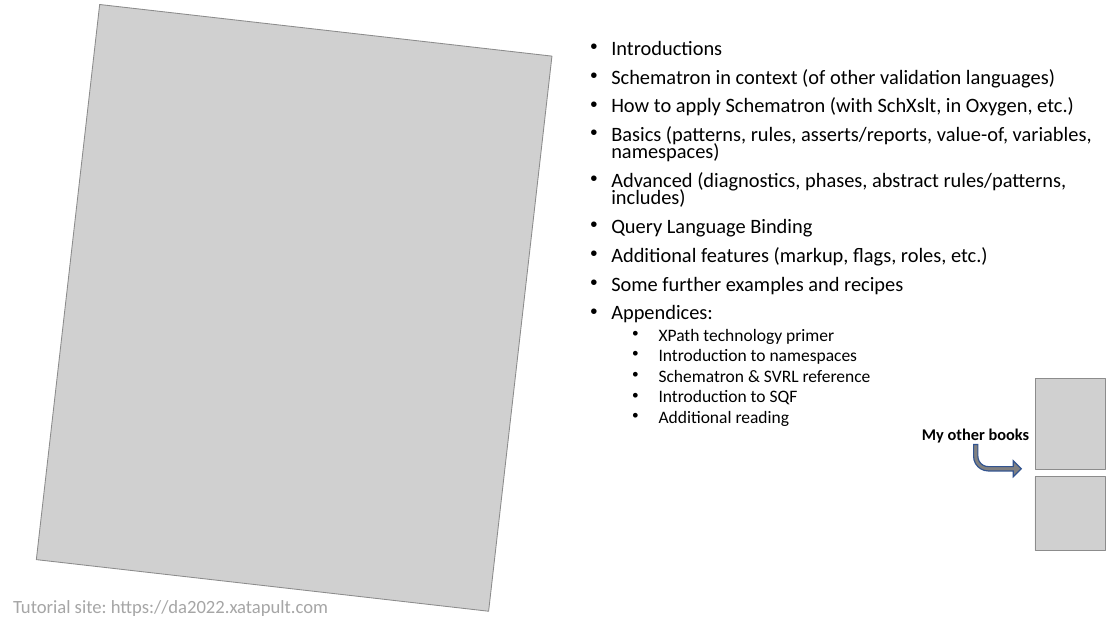
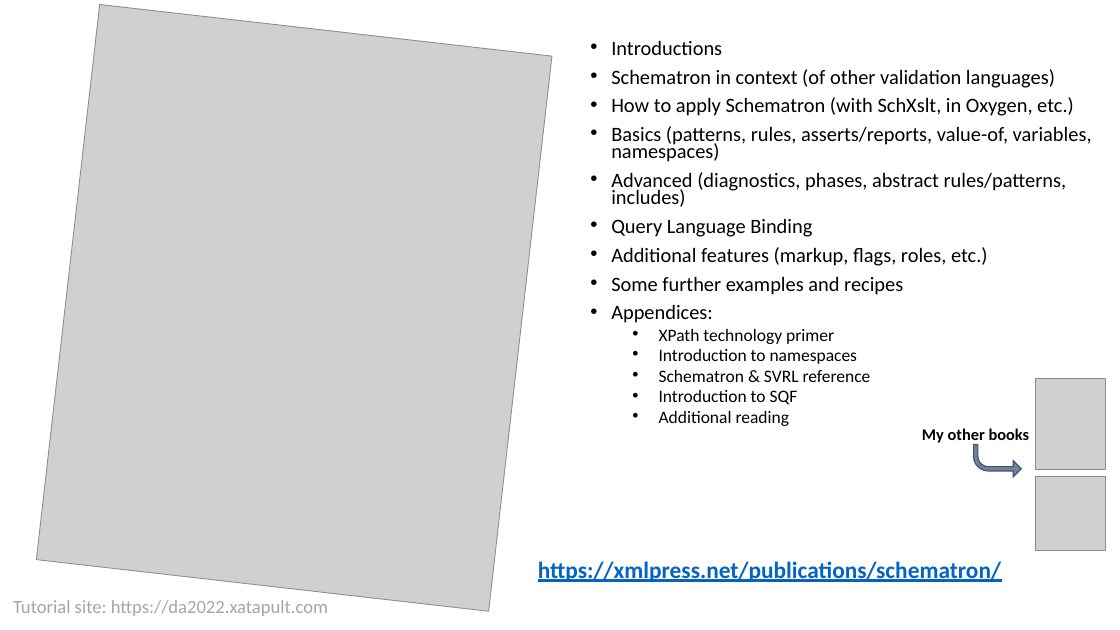
Before and after one commit to xatapult/da-2022-schematron, a slide deck: slide 42 of presentation/Schematron Tutorial DA 2022.pptx (slide 37 before the commit). Drawn at 1120x630 pixels with LibreOffice and Linux fonts; fonts in the diff are those of the drawing; grey boxes stand for pictures; background and template pictures are left out. Boxes give left, top, right and bottom in pixels: in the first picture for what was removed or moved away, otherwise in the second. Text is boxed around its words. In the diff, an @@ line names an element or a change of style, - is before the commit and + after.

```diff
--- a/presentation/Schematron Tutorial DA 2022.pptx
+++ b/presentation/Schematron Tutorial DA 2022.pptx
@@ text added at bbox=[538, 561, 1001, 582], 20 pt, text #0563C1, bold, underline @@
+https://xmlpress.net/publications/schematron/
```
Also in this commit, not shown: 5 other slides changed, 5 slides added, 22 other files.
